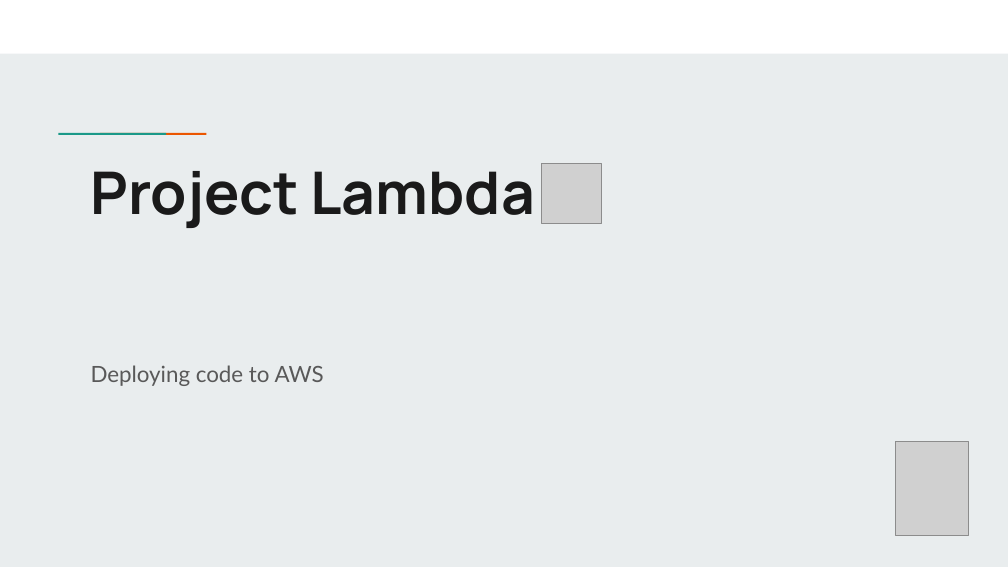
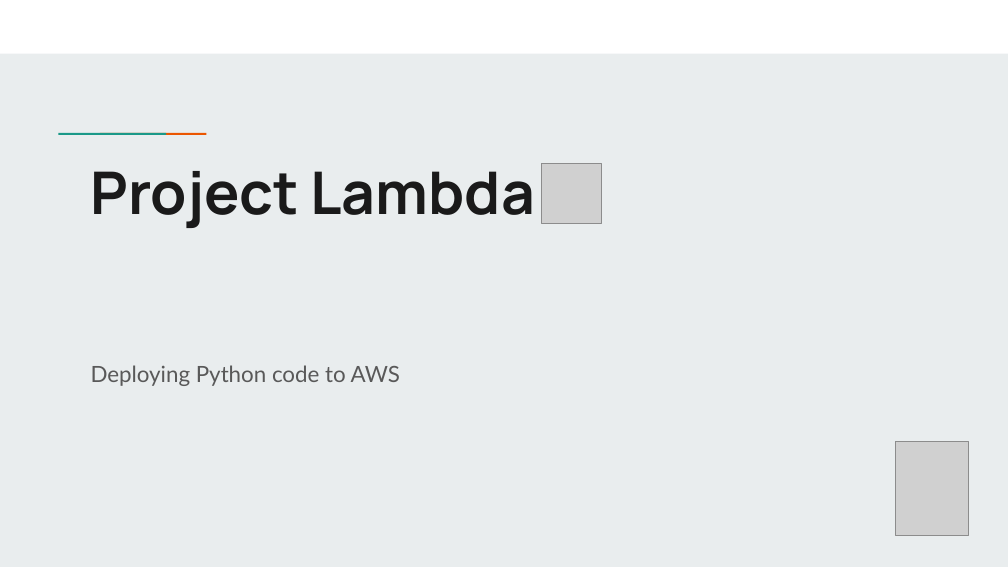
Before and after one commit to chienh0/project_lambda, a slide deck: slide 1 of Project Lambda.pptx. Drawn at 1008x567 pixels with LibreOffice and Linux fonts; fonts in the diff are those of the drawing; grey boxes stand for pictures. Boxes give left, top, right and bottom in pixels: in the first picture for what was removed or moved away, otherwise in the second. Text is boxed around its words. In the diff, an @@ line names an element or a change of style, - is before the commit and + after.

```diff
--- a/Project Lambda.pptx
+++ b/Project Lambda.pptx
@@ subtitle at box(91, 365, 400, 386): text changed @@
-Deploying code to AWS
+Deploying Python code to AWS
```
Also in this commit, not shown: 4 other slides changed, 11 slides removed, 1 other file.
